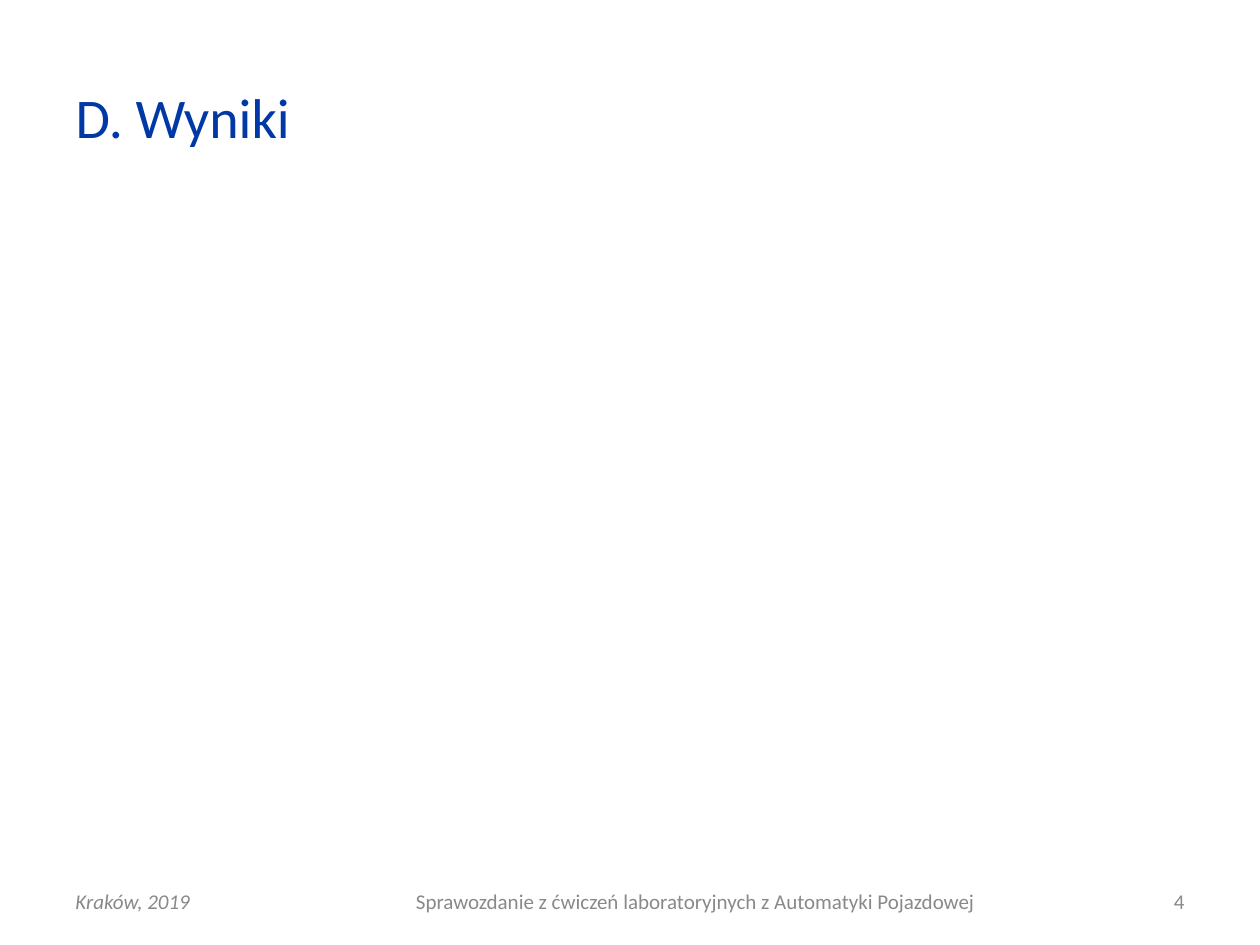
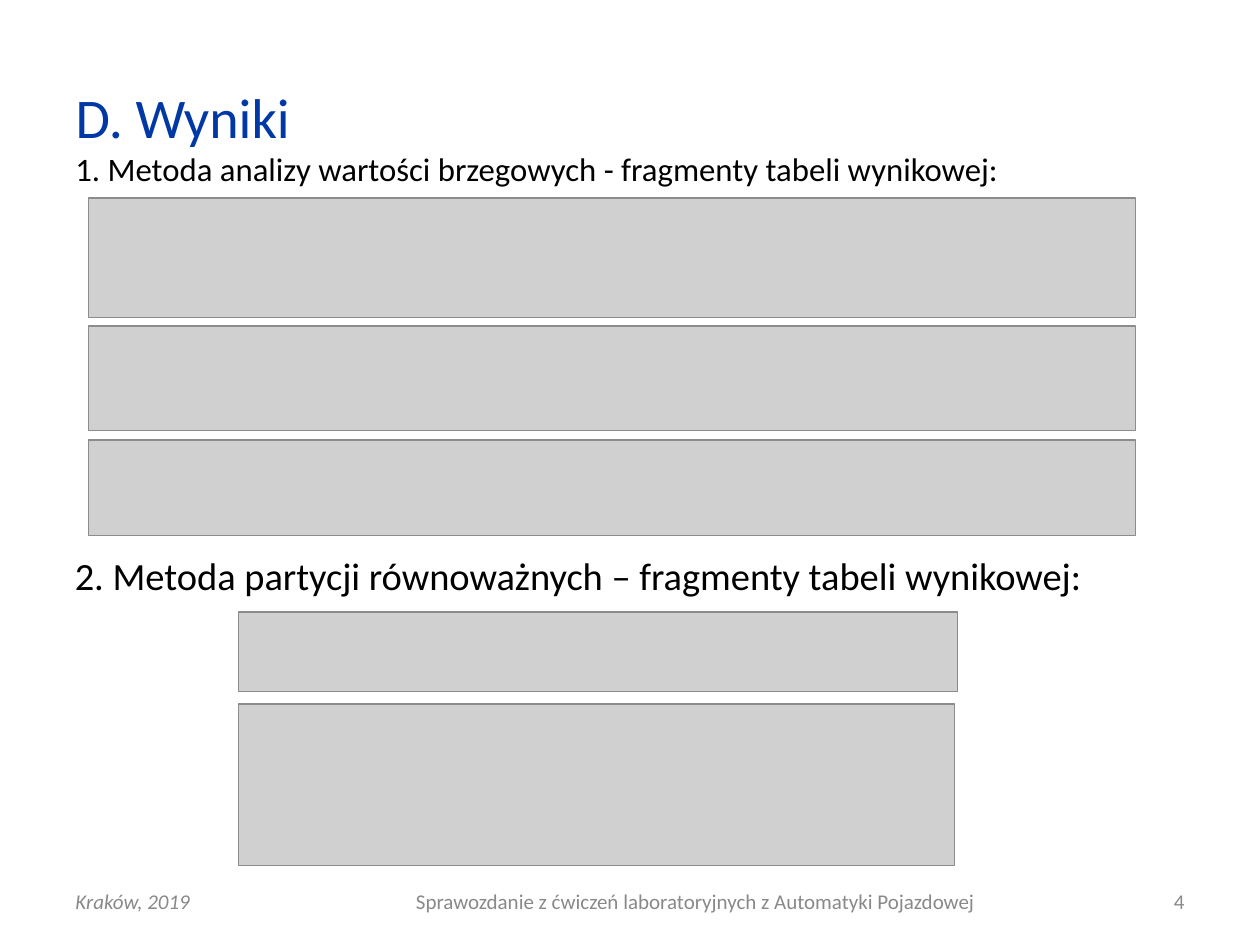
Before and after one commit to elfsonix/Automatyka-Pojazdowa, a slide deck: slide 4 of Lab7/AP_L07_20190327_0930_G03.ppt. Drawn at 1260x945 pixels with LibreOffice and Linux fonts; fonts in the diff are those of the drawing; grey boxes stand for pictures. Boxes give left, top, right and bottom in pixels: in the first picture for what was removed or moved away, otherwise in the second. Text is boxed around its words. In the diff, an @@ line names an element or a change of style, - is before the commit and + after.

Commit message:
Wyniki

```diff
--- a/Lab7/AP_L07_20190327_0930_G03.ppt
+++ b/Lab7/AP_L07_20190327_0930_G03.ppt
@@ text added at bbox=[75, 158, 998, 187], 18.7 pt, text #000000 @@
+1. Metoda analizy wartości brzegowych - fragmenty tabeli wynikowej:
@@ picture added at bbox=[88, 198, 1135, 318] @@
@@ picture added at bbox=[88, 326, 1135, 431] @@
@@ picture added at bbox=[88, 440, 1135, 536] @@
@@ text added at bbox=[75, 563, 1081, 597], 22 pt, text #000000 @@
+2. Metoda partycji równoważnych – fragmenty tabeli wynikowej:
@@ picture added at bbox=[238, 612, 958, 692] @@
@@ picture added at bbox=[238, 704, 955, 866] @@
```
Also in this commit, not shown: 1 other slide changed, 3 other files.
